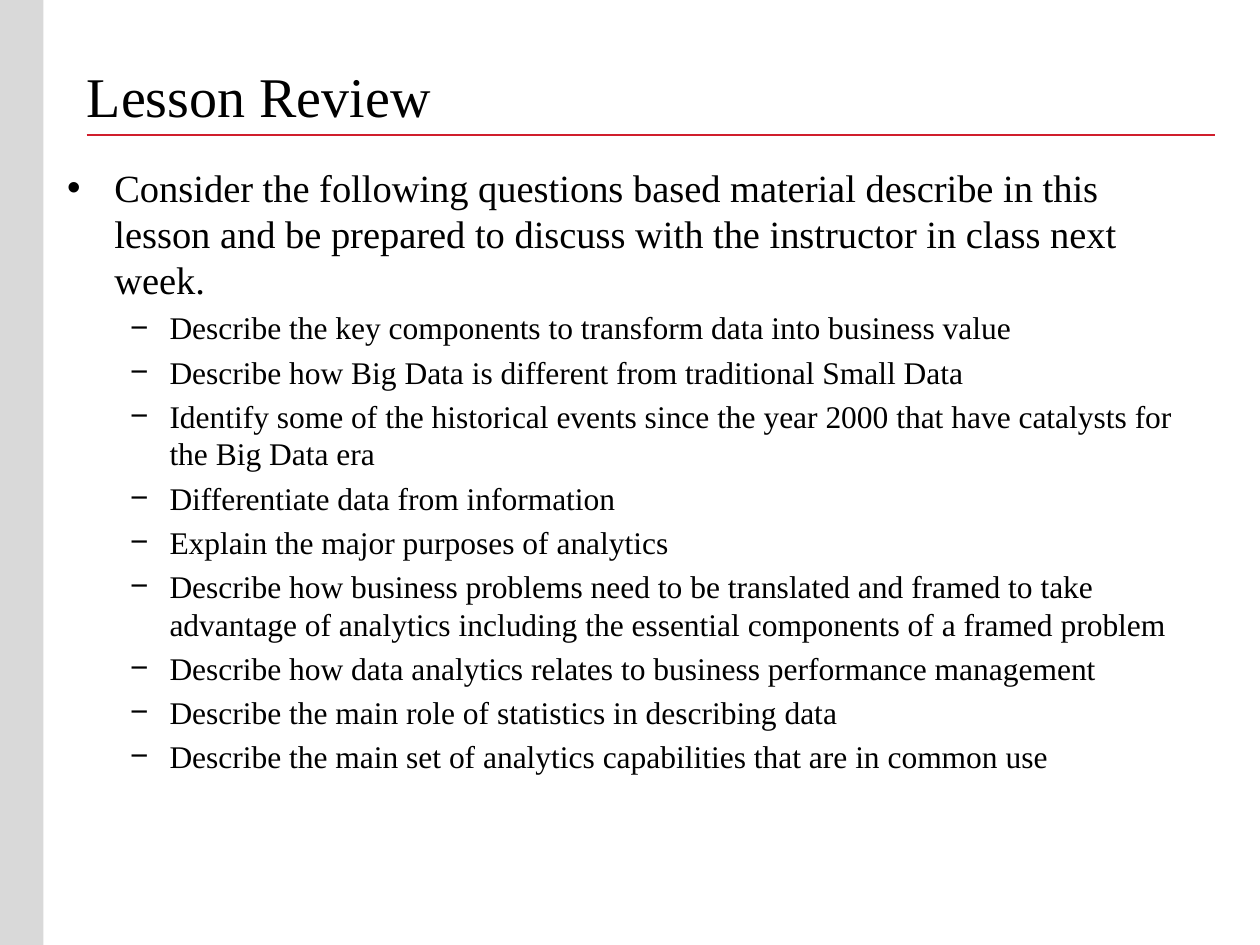
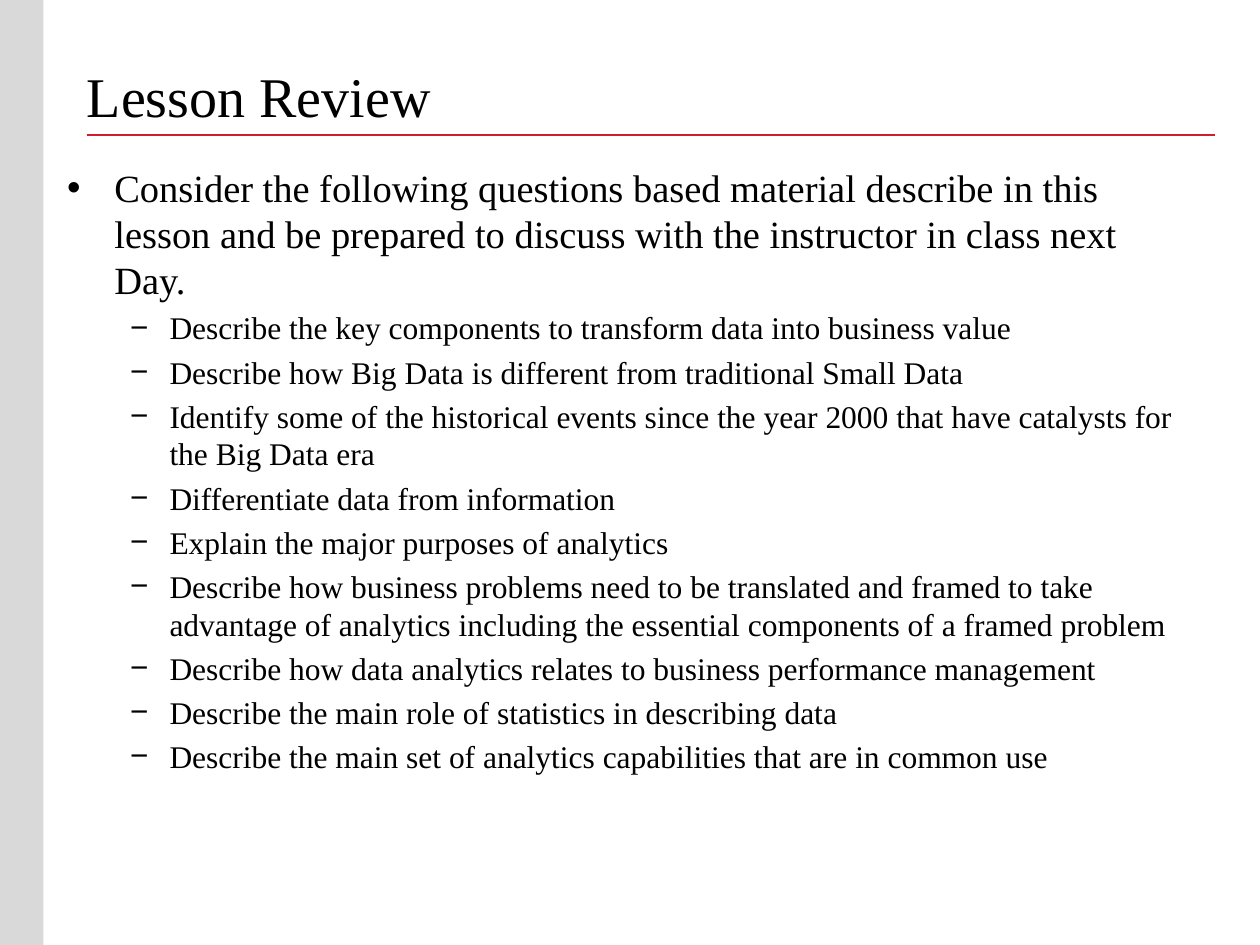
Before and after one commit to buyuhuang/csda1000_FT, a slide deck: slide 59 of day1/1. Lecture/day_1_intro_to_data_analytics_lecture.pptx (slide 48 before the commit). Drawn at 1260x945 pixels with LibreOffice and Linux fonts; fonts in the diff are those of the drawing; background and template pictures are left out. Boxes give left, top, right and bottom in pixels: in the first picture for what was removed or moved away, otherwise in the second. Text is boxed around its words. In the diff, an @@ line names an element or a change of style, - is before the commit and + after.

```diff
--- a/day1/1. Lecture/day_1_intro_to_data_analytics_lecture.pptx
+++ b/day1/1. Lecture/day_1_intro_to_data_analytics_lecture.pptx
@@ text at <box>114,175,1116,302</box>: text changed @@
-• Consider the following questions based material describe in this lesson and be prepared to discuss with the instructor in class next week.
+• Consider the following questions based material describe in this lesson and be prepared to discuss with the instructor in class next Day.
```
Also in this commit, not shown: 1 other slide changed, 11 slides added, 14 other files.
